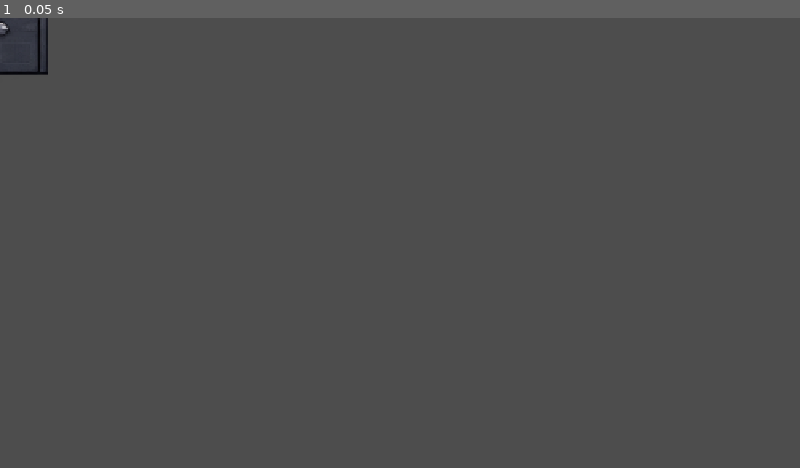
Above: before the commit, frame 1.
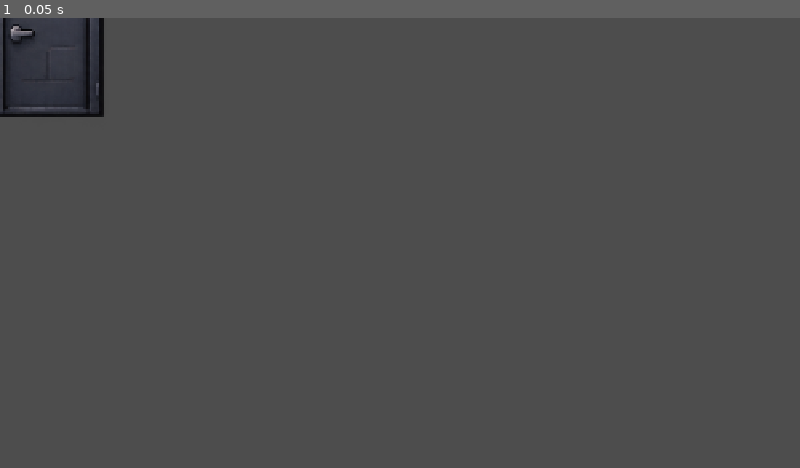
Above: after the commit, the same moment.

Repository: alenalayan20/bounce-back-game
Game: Godot game, scene res://art/subjects/animations/door/door.tscn
Same seed, same stepped clock (60 frames per second), same inputs: the game is played once before the commit and once after it. This scene is started directly instead of the project's main scene.
Inputs:
- Up to frame 1 (0.05 s): no input

The runs differ from the first frame. In frame 1, 1.7% of the frame differs, in the area x 0-13%, y 0-22%.

Commit message:
new audio

Diff:
--- a/art/subjects/animations/door/door.tres
+++ b/art/subjects/animations/door/door.tres
@@ -2,97 +2,60 @@
 
 [ext_resource type="Texture2D" uid="uid://dxgfljno7bow7" path="res://art/character/step_by_step/door.png" id="1_1j18t"]
 
+[sub_resource type="AtlasTexture" id="AtlasTexture_1j18t"]
+atlas = ExtResource("1_1j18t")
+region = Rect2(37, 0, 355, 362)
+
 [sub_resource type="AtlasTexture" id="AtlasTexture_yp4na"]
 atlas = ExtResource("1_1j18t")
-region = Rect2(0, 92, 152, 349)
+region = Rect2(392, 0, 355, 362)
 
 [sub_resource type="AtlasTexture" id="AtlasTexture_37rph"]
 atlas = ExtResource("1_1j18t")
-region = Rect2(152, 92, 152, 349)
+region = Rect2(747, 0, 355, 362)
 
 [sub_resource type="AtlasTexture" id="AtlasTexture_gc87f"]
 atlas = ExtResource("1_1j18t")
-region = Rect2(304, 92, 152, 349)
+region = Rect2(1102, 0, 355, 362)
 
 [sub_resource type="AtlasTexture" id="AtlasTexture_4j47s"]
 atlas = ExtResource("1_1j18t")
-region = Rect2(456, 92, 152, 349)
+region = Rect2(1457, 0, 355, 362)
 
 [sub_resource type="AtlasTexture" id="AtlasTexture_u01dq"]
 atlas = ExtResource("1_1j18t")
-region = Rect2(608, 92, 152, 349)
+region = Rect2(1812, 0, 355, 362)
 
 [sub_resource type="AtlasTexture" id="AtlasTexture_fibwl"]
 atlas = ExtResource("1_1j18t")
-region = Rect2(760, 92, 152, 349)
+region = Rect2(37, 362, 355, 362)
 
 [sub_resource type="AtlasTexture" id="AtlasTexture_2rirk"]
 atlas = ExtResource("1_1j18t")
-region = Rect2(912, 92, 152, 349)
+region = Rect2(392, 362, 355, 362)
 
 [sub_resource type="AtlasTexture" id="AtlasTexture_g243a"]
 atlas = ExtResource("1_1j18t")
-region = Rect2(1064, 92, 152, 349)
+region = Rect2(747, 362, 355, 362)
 
 [sub_resource type="AtlasTexture" id="AtlasTexture_v6umb"]
 atlas = ExtResource("1_1j18t")
-region = Rect2(1216, 92, 152, 349)
+region = Rect2(1102, 362, 355, 362)
 
 [sub_resource type="AtlasTexture" id="AtlasTexture_wq2il"]
 atlas = ExtResource("1_1j18t")
-region = Rect2(1368, 92, 152, 349)
+region = Rect2(1457, 362, 355, 362)
 
 [sub_resource type="AtlasTexture" id="AtlasTexture_fgj6f"]
 atlas = ExtResource("1_1j18t")
-region = Rect2(1520, 92, 152, 349)
-
-[sub_resource type="AtlasTexture" id="AtlasTexture_vc5qc"]
-atlas = ExtResource("1_1j18t")
-region = Rect2(0, 441, 152, 349)
-
-[sub_resource type="AtlasTexture" id="AtlasTexture_yos4f"]
-atlas = ExtResource("1_1j18t")
-region = Rect2(152, 441, 152, 349)
-
-[sub_resource type="AtlasTexture" id="AtlasTexture_mr3nd"]
-atlas = ExtResource("1_1j18t")
-region = Rect2(304, 441, 152, 349)
-
-[sub_resource type="AtlasTexture" id="AtlasTexture_0vk1w"]
-atlas = ExtResource("1_1j18t")
-region = Rect2(456, 441, 152, 349)
-
-[sub_resource type="AtlasTexture" id="AtlasTexture_l2yxj"]
-atlas = ExtResource("1_1j18t")
-region = Rect2(608, 441, 152, 349)
-
-[sub_resource type="AtlasTexture" id="AtlasTexture_mtk3l"]
-atlas = ExtResource("1_1j18t")
-region = Rect2(760, 441, 152, 349)
-
-[sub_resource type="AtlasTexture" id="AtlasTexture_v41f0"]
-atlas = ExtResource("1_1j18t")
-region = Rect2(912, 441, 152, 349)
-
-[sub_resource type="AtlasTexture" id="AtlasTexture_4h6ye"]
-atlas = ExtResource("1_1j18t")
-region = Rect2(1064, 441, 152, 349)
-
-[sub_resource type="AtlasTexture" id="AtlasTexture_hi2uf"]
-atlas = ExtResource("1_1j18t")
-region = Rect2(1216, 441, 152, 349)
-
-[sub_resource type="AtlasTexture" id="AtlasTexture_wqhmu"]
-atlas = ExtResource("1_1j18t")
-region = Rect2(1368, 441, 152, 349)
-
-[sub_resource type="AtlasTexture" id="AtlasTexture_imo84"]
-atlas = ExtResource("1_1j18t")
-region = Rect2(1520, 441, 152, 349)
+region = Rect2(1812, 362, 355, 362)
 
 [resource]
 animations = [{
 "frames": [{
+"duration": 1.0,
+"texture": SubResource("AtlasTexture_1j18t")
+}, {
 "duration": 1.0,
 "texture": SubResource("AtlasTexture_yp4na")
 }, {
@@ -125,39 +88,6 @@
 }, {
 "duration": 1.0,
 "texture": SubResource("AtlasTexture_fgj6f")
-}, {
-"duration": 1.0,
-"texture": SubResource("AtlasTexture_vc5qc")
-}, {
-"duration": 1.0,
-"texture": SubResource("AtlasTexture_yos4f")
-}, {
-"duration": 1.0,
-"texture": SubResource("AtlasTexture_mr3nd")
-}, {
-"duration": 1.0,
-"texture": SubResource("AtlasTexture_0vk1w")
-}, {
-"duration": 1.0,
-"texture": SubResource("AtlasTexture_l2yxj")
-}, {
-"duration": 1.0,
-"texture": SubResource("AtlasTexture_mtk3l")
-}, {
-"duration": 1.0,
-"texture": SubResource("AtlasTexture_v41f0")
-}, {
-"duration": 1.0,
-"texture": SubResource("AtlasTexture_4h6ye")
-}, {
-"duration": 1.0,
-"texture": SubResource("AtlasTexture_hi2uf")
-}, {
-"duration": 1.0,
-"texture": SubResource("AtlasTexture_wqhmu")
-}, {
-"duration": 1.0,
-"texture": SubResource("AtlasTexture_imo84")
 }],
 "loop": 1,
 "name": &"default",
--- a/art/subjects/animations/door/door.tscn
+++ b/art/subjects/animations/door/door.tscn
@@ -2,6 +2,6 @@
 
 [ext_resource type="SpriteFrames" uid="uid://dl45otgfq3u5u" path="res://art/subjects/animations/door/door.tres" id="1_tdjej"]
 
-[node name="AnimatedSprite2D" type="AnimatedSprite2D" unique_id=794807962]
+[node name="AnimatedSprite2D" type="AnimatedSprite2D" unique_id=1524143099]
 sprite_frames = ExtResource("1_tdjej")
-frame_progress = 0.77546763
+frame_progress = 0.34822452
--- a/project.godot
+++ b/project.godot
@@ -22,6 +22,7 @@
 window/size/window_width_override=1152
 window/size/window_height_override=648
 window/stretch/mode="canvas_items"
+window/stretch/aspect="expand"
 
 [input]
 
Not shown, removed: art/audio/deth.mp3.import
Not shown, removed: art/audio/iron door.mp3.import
Not shown, removed: art/audio/jump.mp3.import
Not shown, removed: art/audio/lazer.mp3.import
Not shown, removed: art/audio/saw.mp3.import
Not shown, removed: art/audio/teleport.mp3.import
Not shown, removed: art/audio/text tp.mp3.import
Not shown, removed: art/audio/tok1.mp3.import
Not shown, removed: art/audio/tok2.mp3.import
Not shown, removed: art/audio/trap.mp3.import
Not shown, removed: art/audio/walk.mp3.import
Binary file changed: art/character/step_by_step/door.png
(and 24 more such lines)
